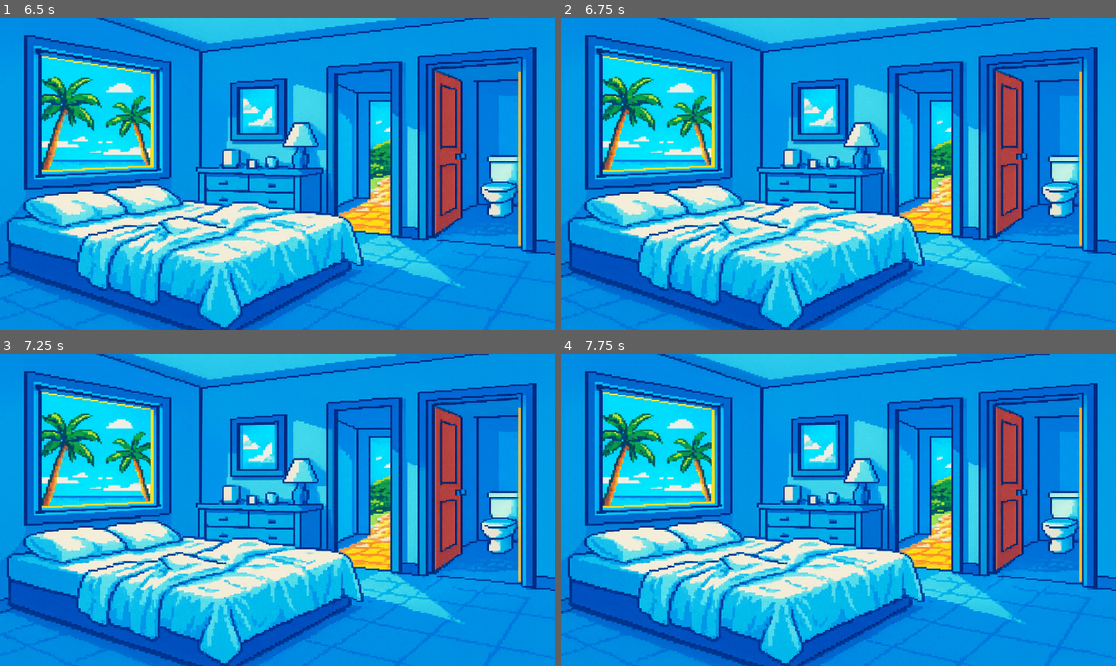
Above: before the commit, frames 1-4 (two rows, left to right).
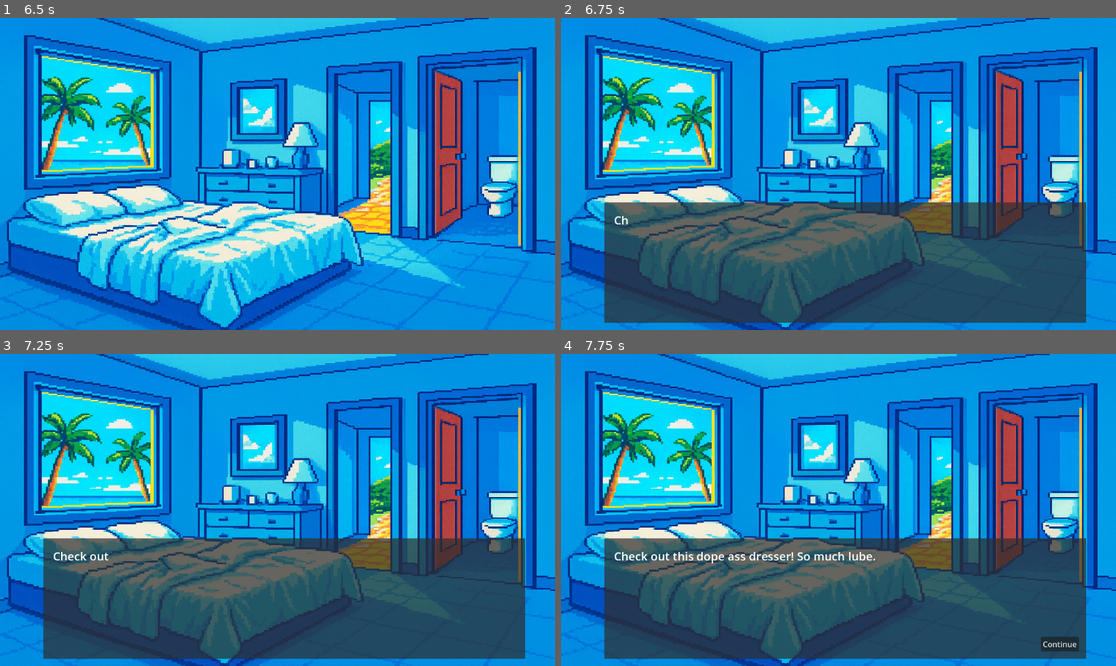
Above: after the commit, the same moments.

Repository: stylez2021/LostKeys
Game: Godot game, scene res://Scenes/main_menu.tscn
The game is run twice, just before and just after one commit, with the same random seed, the same clock (stepped at 60 frames per second) and the same inputs.
Inputs (mouse positions are in pixels of both pictures, inside the frame that each line leads up to):
- Up to frame 1 (6.5 s): click "Start" at 0.5 s; move the mouse to (399, 158) at 1.27 s; click (399, 158) at 1.42 s; click "Continue" at 2 s; tap Enter at 2.75, 4.25, 5.75 s; move the mouse to (166, 189) at 2.77 s; click (166, 189) at 2.92 s; tap Space at 3.5, 5 s; move the mouse to (333, 105) at 3.52 s; click (333, 105) at 3.67 s; move the mouse to (249, 236) at 4.27 s; click (249, 236) at 4.42 s; move the mouse to (444, 220) at 5.02 s; click (444, 220) at 5.17 s; move the mouse to (111, 127) at 5.77 s; click (111, 127) at 5.92 s
- Up to frame 2 (6.75 s): tap Space at 6.5 s; move the mouse to (866, 174) at 6.52 s; click (866, 174) at 6.67 s
- Up to frame 3 (7.25 s): no input
- Up to frame 4 (7.75 s): move the mouse to (755, 432) at 7.27 s; click (755, 432) at 7.42 s

Frame 1 is identical in both runs. In frame 2, 34% of the frame differs, in the area x 7-95%, y 59-98%; in frame 3, 34%; in frame 4, 34%.

Commit message:
Added first item hotbox and hide command and picture

Diff:
--- a/rooms/room_1_resort_room.gd
+++ b/rooms/room_1_resort_room.gd
@@ -1,11 +1,13 @@
 extends Node2D
 
 @onready var text_box = $TextBox
+@onready var dresser = $DresserHotspot
 
 var first_visit: bool = true
 
 func _ready():
 	text_box.hide()  # Start hidden
+	dresser.hide()
 
 	# Connect the text_finished signal
 	text_box.text_finished.connect(_on_text_finished)
@@ -22,4 +24,15 @@
 func _on_text_finished():
 	# Text box closed, player can now interact with room
 	print("Player can now interact with the room")
+	dresser.show()
 	# We'll add hotspot enabling here later
+
+
+func _on_dresser_hotspot_input_event(viewport, event, shape_idx):
+	# Check if it's a mouse click
+	if event is InputEventMouseButton and event.pressed and event.button_index == MOUSE_BUTTON_LEFT:
+		on_dresser_clicked()
+
+func on_dresser_clicked():
+	print("Dresser clicked!")
+	text_box.show_text("Check out this dope ass dresser! So much lube.")
--- a/rooms/room_1_resort_room.tscn
+++ b/rooms/room_1_resort_room.tscn
@@ -1,8 +1,11 @@
-[gd_scene load_steps=4 format=3 uid="uid://di7csxt6j5jky"]
+[gd_scene load_steps=5 format=3 uid="uid://di7csxt6j5jky"]
 
 [ext_resource type="Script" uid="uid://bwe7nemhvuvba" path="res://rooms/room_1_resort_room.gd" id="1_o8sd7"]
 [ext_resource type="Texture2D" uid="uid://bxmj4c2072q40" path="res://Assets/Backgrounds/room1.png" id="1_odlbp"]
 [ext_resource type="PackedScene" uid="uid://q703k3clumb7" path="res://ui/text_box.tscn" id="3_xp2wb"]
+
+[sub_resource type="RectangleShape2D" id="RectangleShape2D_xp2wb"]
+size = Vector2(235, 129.5)
 
 [node name="Room1_ResortRoom" type="Node2D"]
 script = ExtResource("1_o8sd7")
@@ -17,3 +20,11 @@
 offset_top = 633.0
 offset_right = 590.0
 offset_bottom = 633.0
+
+[node name="DresserHotspot" type="Area2D" parent="."]
+
+[node name="CollisionShape2D" type="CollisionShape2D" parent="DresserHotspot"]
+position = Vector2(535.5, 327.75)
+shape = SubResource("RectangleShape2D_xp2wb")
+
+[connection signal="input_event" from="DresserHotspot" to="." method="_on_dresser_hotspot_input_event"]
Binary file added: Assets/Backgrounds/DresserCloseUp.png
Not shown, added: Assets/Backgrounds/DresserCloseUp.png.import
